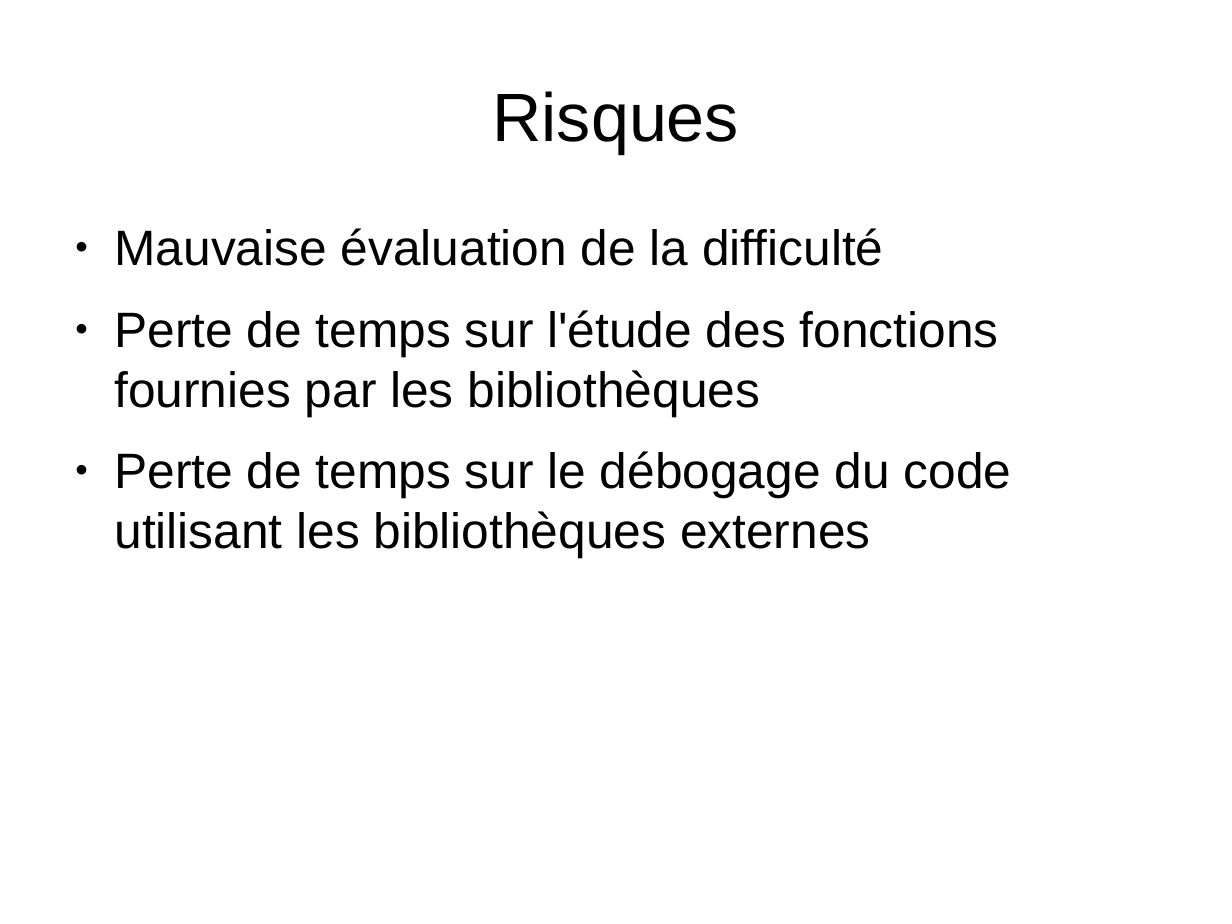
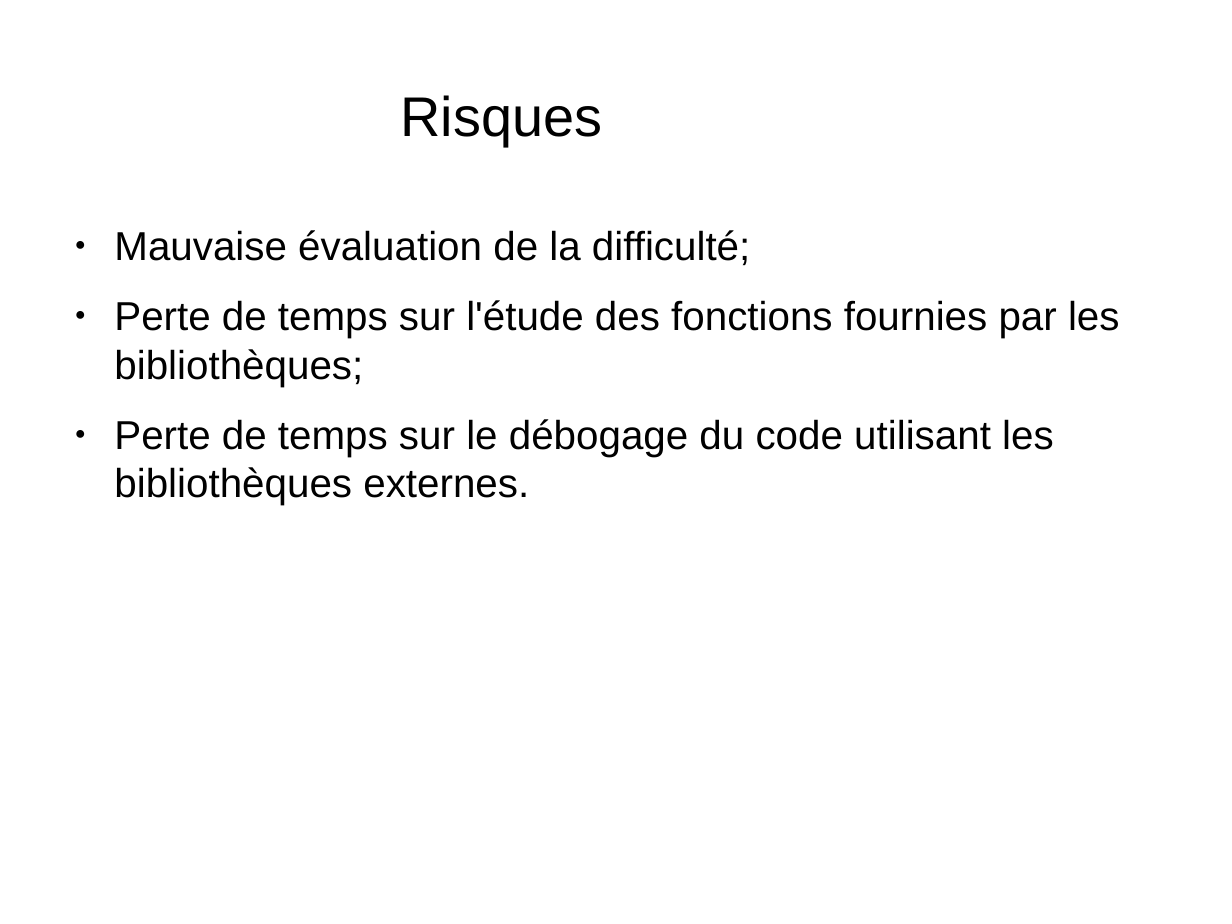
Before and after one commit to juliendvl/modeleur-bmesh, a slide deck: slide 11 of SCHEME/diapos_scheme.odp. Drawn at 1232x924 pixels with LibreOffice and Linux fonts; fonts in the diff are those of the drawing; background and template pictures are left out. Boxes give left, top, right and bottom in pixels: in the first picture for what was removed or moved away, otherwise in the second. Text is boxed around its words. In the diff, an @@ line names an element or a change of style, - is before the commit and + after.

```diff
--- a/SCHEME/diapos_scheme.odp
+++ b/SCHEME/diapos_scheme.odp
@@ title "Risques" moved from (x1=492, y1=91, x2=739, y2=153) to (x1=401, y1=95, x2=603, y2=146) @@
@@ title "Risques" at (x1=401, y1=95, x2=603, y2=146): size 44 to 36 pt @@
@@ text at (x1=114, y1=230, x2=1120, y2=505): text changed; size 32 to 26 pt @@
-● Mauvaise évaluation de la difficulté
-● Perte de temps sur l'étude des fonctions fournies par les bibliothèques
-● Perte de temps sur le débogage du code utilisant les bibliothèques externes
+● Mauvaise évaluation de la difficulté;
+● Perte de temps sur l'étude des fonctions fournies par les bibliothèques;
+● Perte de temps sur le débogage du code utilisant les bibliothèques externes.
```
Also in this commit, not shown: 9 other slides changed, 1 slide added, 1 slide removed.
